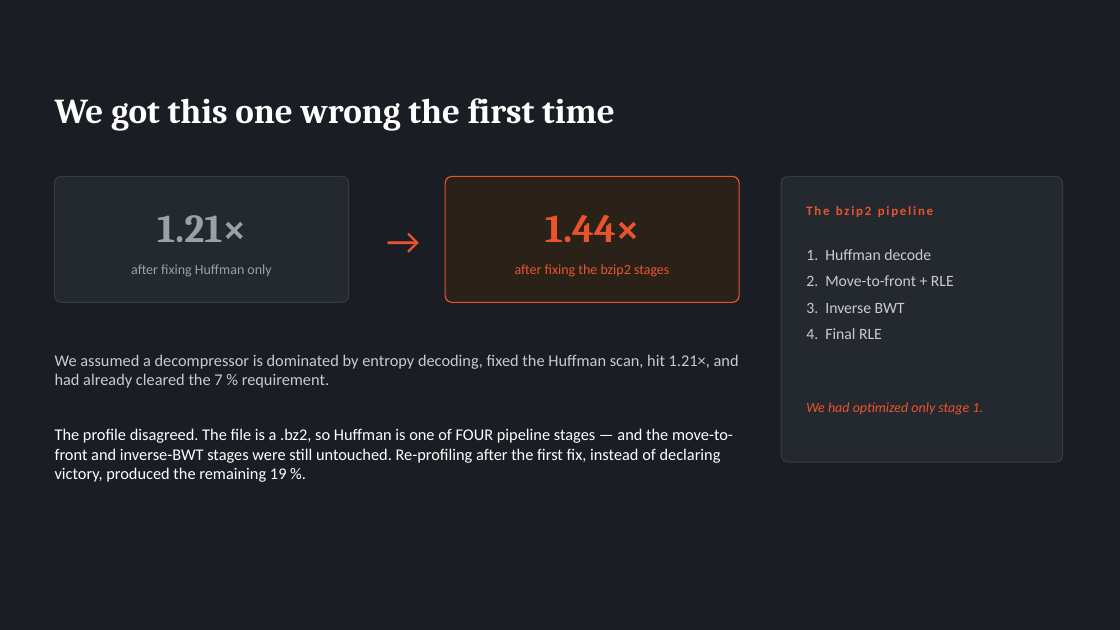
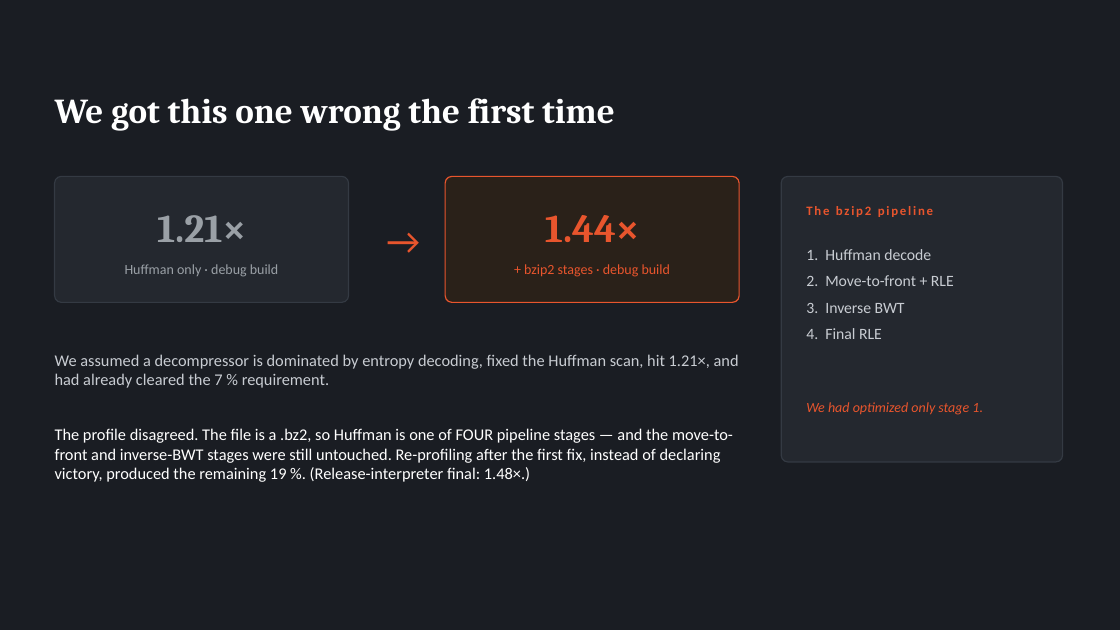
Before and after one commit to AhmadAbdAlhleem/hwsw-project, a slide deck: slide 11 of presentation.pptx. Drawn at 1120x630 pixels with LibreOffice and Linux fonts; fonts in the diff are those of the drawing. Boxes give left, top, right and bottom in pixels: in the first picture for what was removed or moved away, otherwise in the second. Text is boxed around its words. In the diff, an @@ line names an element or a change of style, - is before the commit and + after.

```diff
--- a/presentation.pptx
+++ b/presentation.pptx
@@ text at (x1=125, y1=264, x2=278, y2=277): text changed @@
-after fixing Huffman only
+Huffman only · debug build
@@ text at (x1=524, y1=264, x2=670, y2=277): text changed @@
-after fixing the bzip2 stages
++ bzip2 stages · debug build
@@ text at (x1=55, y1=428, x2=733, y2=482): text changed @@
-The profile disagreed. The file is a .bz2, so Huffman is one of FOUR pipeline stages — and the move-to-front and inverse-BWT stages were still untouched. Re-profiling after the first fix, instead of declaring victory, produced the remaining 19 %.
+The profile disagreed. The file is a .bz2, so Huffman is one of FOUR pipeline stages — and the move-to-front and inverse-BWT stages were still untouched. Re-profiling after the first fix, instead of declaring victory, produced the remaining 19 %. (Release-interpreter final: 1.48×.)
```
Also in this commit, not shown: 6 other slides changed, 1 slide added, 12 other files.
